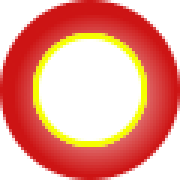
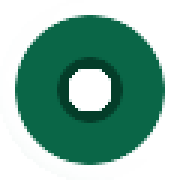
Before/after of a 180 × 180 layered artwork. What changed in the layer stack:
renamed "Background" to "way", painted on it over (0, 0, 180, 180)
